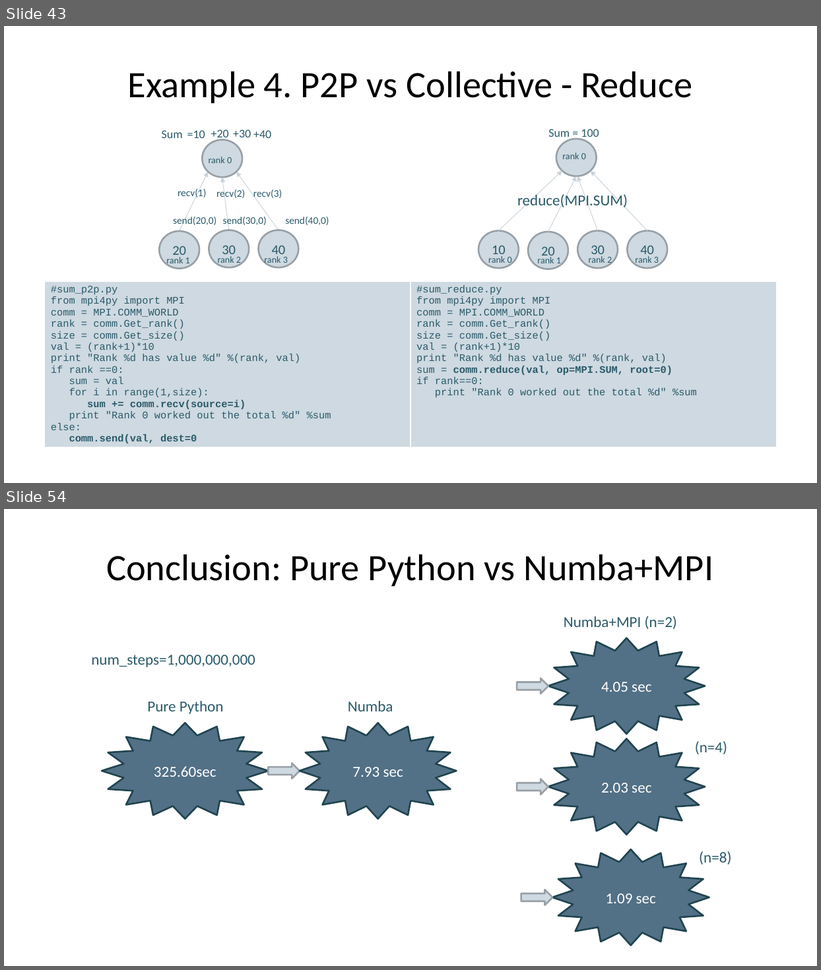
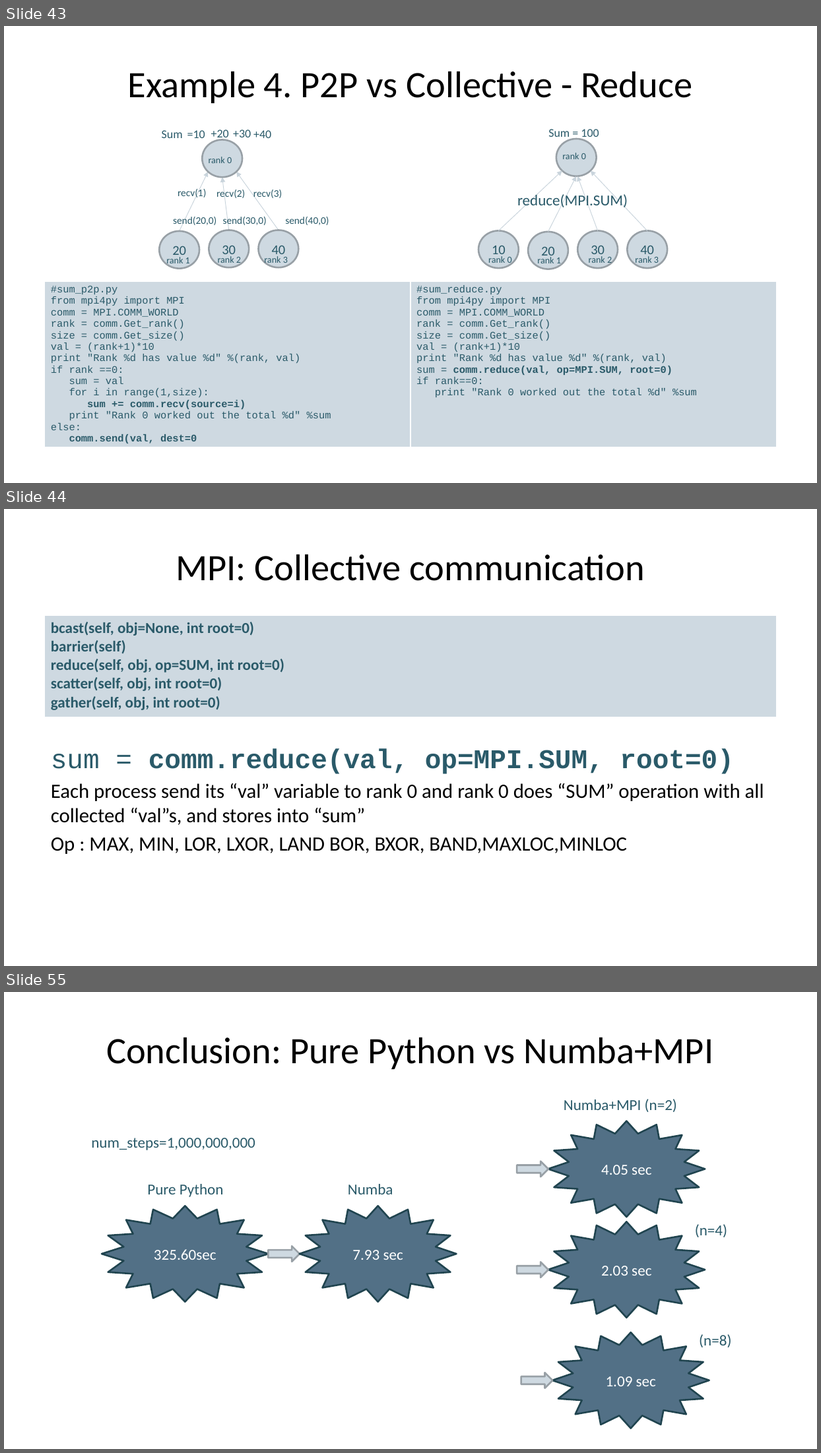
Before and after one commit to nesi/training, a slide deck: otago2014-05/mpi/MPI_in_Python_slides.pptx. Shown one above the other, each under a label of ours: slides 43 and 54 before the commit, slides 43, 44 and 55 after it; the slides between them are not shown. The pictures are 821x970 and 821x1453 pixels, drawn with LibreOffice and Linux fonts; fonts in the diff are those of the drawing. Boxes give left, top, right and bottom in pixels: in the first picture for what was removed or moved away, otherwise in the second. Text is boxed around its words. In the diff, an @@ line names an element or a change of style, - is before the commit and + after.

```diff
--- a/otago2014-05/mpi/MPI_in_Python_slides.pptx
+++ b/otago2014-05/mpi/MPI_in_Python_slides.pptx
@@ slide 44 added at <box>4,509,817,966</box>, background #FFFFFF @@
@@ title added at <box>176,554,644,581</box>, 44 pt, text #000000 @@
+MPI: Collective communication
@@ table added at <box>45,616,777,718</box>, 1 rows, 1 columns @@
+bcast(self, obj=None, int root=0) / barrier(self) / reduce(self, obj, op=SUM, int root=0) / scatter(self, obj, int root=0) / gather(self, obj, int root=0)
@@ text added at <box>51,749,764,854</box>, 24 pt, text #000000 @@
+sum = comm.reduce(val, op=MPI.SUM, root=0)
+Each process send its “val” variable to rank 0 and rank 0 does “SUM” operation with all collected “val”s, and stores into “sum”
+Op : MAX, MIN, LOR, LXOR, LAND BOR, BXOR, BAND,MAXLOC,MINLOC
@@ what was slide 54 is now slide 55 @@
```
Also in this commit, not shown: 1 slide changed, 1 other file.
